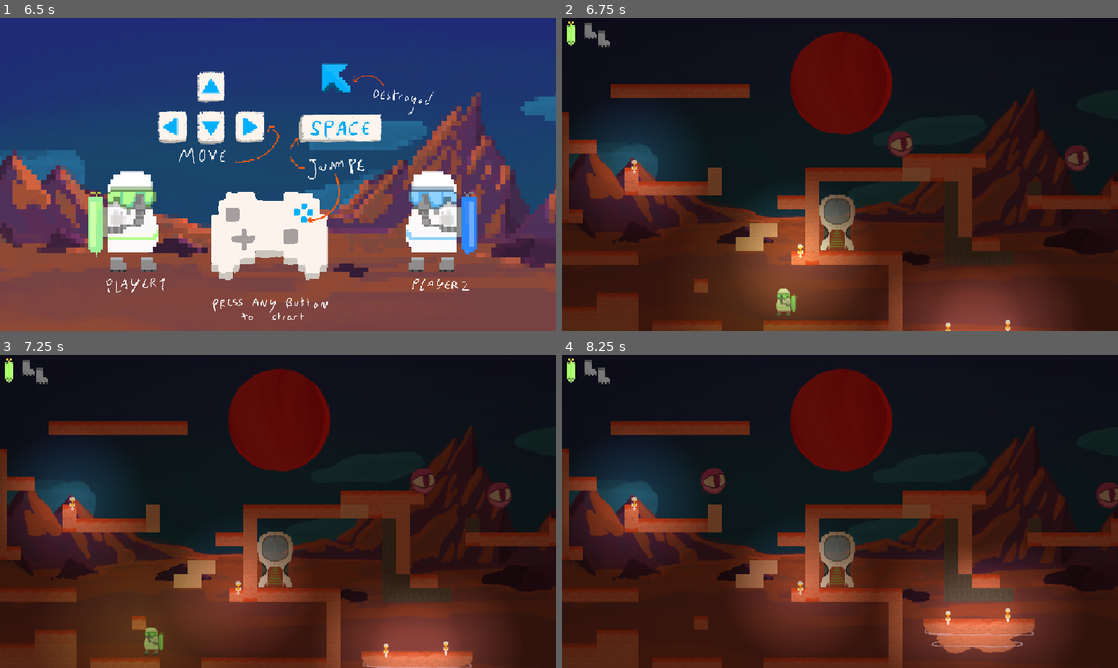
Above: before the commit, frames 1-4 (two rows, left to right).
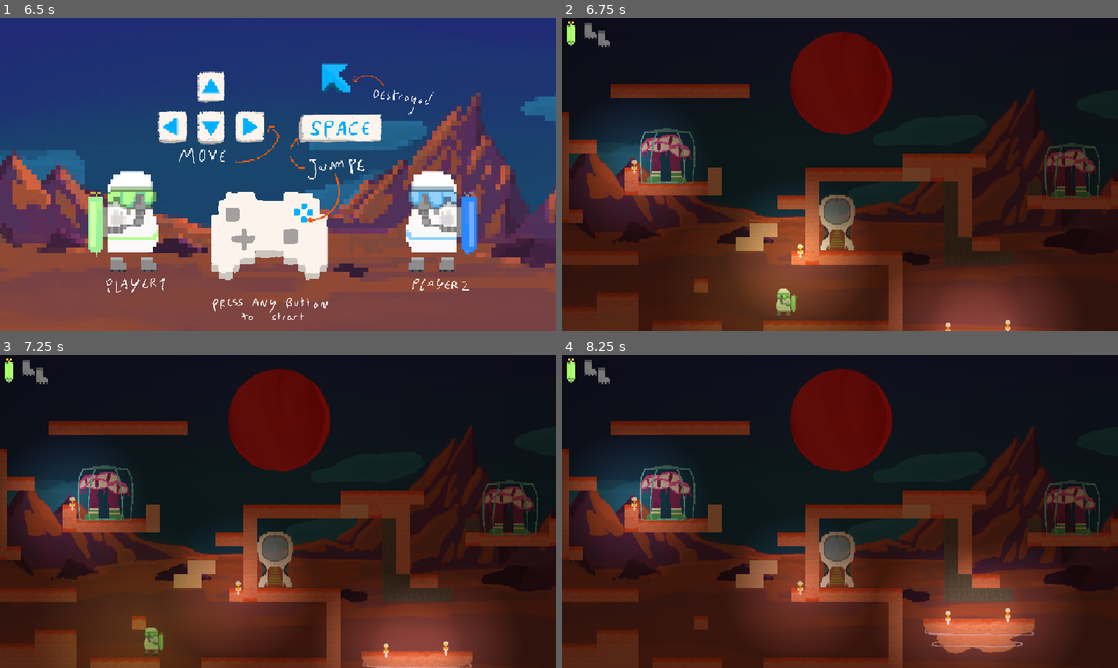
Above: after the commit, the same moments.

Repository: LeResteDuMonde/GameJamPSU
Game: Godot game, scene res://scene/Main.tscn
Same seed, same stepped clock (60 frames per second), same inputs: the game is played once before the commit and once after it.
Inputs (mouse positions are in pixels of both pictures, inside the frame that each line leads up to):
- Up to frame 1 (6.5 s): tap Enter at 0.5, 4.25, 5.75 s; move the mouse to (400, 158) at 0.52 s; press the mouse at (400, 158) at 0.53 s; hold D (right) 0.53-2.03 s; tap Space (jump) at 0.77, 1.52, 2, 3.02, 3.77, 4.52, 5, 6.02 s; move the mouse to (166, 190) at 1.27 s; release the mouse at (166, 190) at 1.28 s; click (166, 190) at 1.35 s; move the mouse to (333, 105) at 2.02 s; press the mouse at (333, 105) at 2.03 s; hold A (left) 2.03-2.78 s; move the mouse to (250, 237) at 2.77 s; release the mouse at (250, 237) at 2.78 s; hold D (right) 2.78-4.28 s; click (250, 237) at 2.85 s; move the mouse to (444, 221) at 3.52 s; press the mouse at (444, 221) at 3.53 s; move the mouse to (111, 127) at 4.27 s; release the mouse at (111, 127) at 4.28 s; hold A (left) 4.28-5.03 s; click (111, 127) at 4.35 s; move the mouse to (305, 174) at 5.02 s; press the mouse at (305, 174) at 5.03 s; hold D (right) 5.03-5.78 s; move the mouse to (194, 96) at 5.77 s; release the mouse at (194, 96) at 5.78 s; hold A (left) from 5.78 s (still down); click (194, 96) at 5.85 s
- Up to frame 2 (6.75 s): keep holding A (left); tap Space (jump) at 6.5 s; move the mouse to (962, 158) at 6.52 s; press the mouse at (962, 158) at 6.53 s
- Up to frame 3 (7.25 s): keep holding A (left); tap Space (jump) at 6.77 s
- Up to frame 4 (8.25 s): move the mouse to (728, 527) at 7.27 s; release A (left) at 7.28 s; release the mouse at (728, 527) at 7.28 s; hold D (right) from 7.28 s (still down); click (728, 527) at 7.35 s; tap Space (jump) at 7.52 s; move the mouse to (895, 442) at 8.02 s; press the mouse at (895, 442) at 8.03 s

Frame 1 is identical in both runs. In frame 2, 2.2% of the frame differs, in the area x 14-97%, y 35-58%; in frame 3, 2.1%; in frame 4, 2.5%, in the area x 14-100%, y 35-58%.

Commit message:
finaly solving the issue, now monters seem to work properly evrywhere. scene level got modify because CagedMonster uid got modified in the process

Diff:
--- a/scene/Level1.tscn
+++ b/scene/Level1.tscn
@@ -58,5 +58,5 @@
 [node name="oxygen" parent="UI" instance=ExtResource("10_qtof7")]
 position = Vector2(-308, -164)
 
-[node name="CagedMonster" parent="." instance=ExtResource("10_hgxtt")]
+[node name="CagedMonster1" parent="." instance=ExtResource("11_nimp")]
 position = Vector2(1, -1)
--- a/script/CagedMonster.gd
+++ b/script/CagedMonster.gd
@@ -10,14 +10,14 @@
 var amplitudeFlyer = 10000
 
 
-var isDeadly = true
-var isFlyer = true
+var isDeadly = false
+var isFlyer = false
 
 var animation : AnimatedSprite2D
 func _ready():
 	zero = global_position;
 	animation = get_node("Animation")
-	animation.animation = "blink"
+	#animation.animation = "blink"
 	if isDeadly:
 		makeDeadly()
 	if isFlyer:
@@ -31,7 +31,6 @@
 		cage.queue_free()
 
 
-var Monster = preload("res://scene/CagedMonster.tscn")
 var otherFlyer
 func makeFlyer(_direction=1):
 	isFlyer = true
@@ -97,7 +96,7 @@
 
 func highlight(g):
 	if not isDeadly:
-		get_node("highlightCage").visible = true
+		get_node("HighlightCage").visible = true
 	elif not isFlyer:
 		get_node("MonsterHighlight").visible = true
 	else:
@@ -105,7 +104,7 @@
 
 func unhighlight(g):
 	if not isDeadly:
-		get_node("highlightCage").visible = false
+		get_node("HighlightCage").visible = false
 	elif not isFlyer:
 		get_node("MonsterHighlight").visible = false
 	else:
Not shown: 1 places in scene/Level1.tscn that only renumber resources
Not shown: 1 places in scene/Level2.tscn that only renumber resources
Not shown: 1 places in scene/Level3.tscn that only renumber resources
